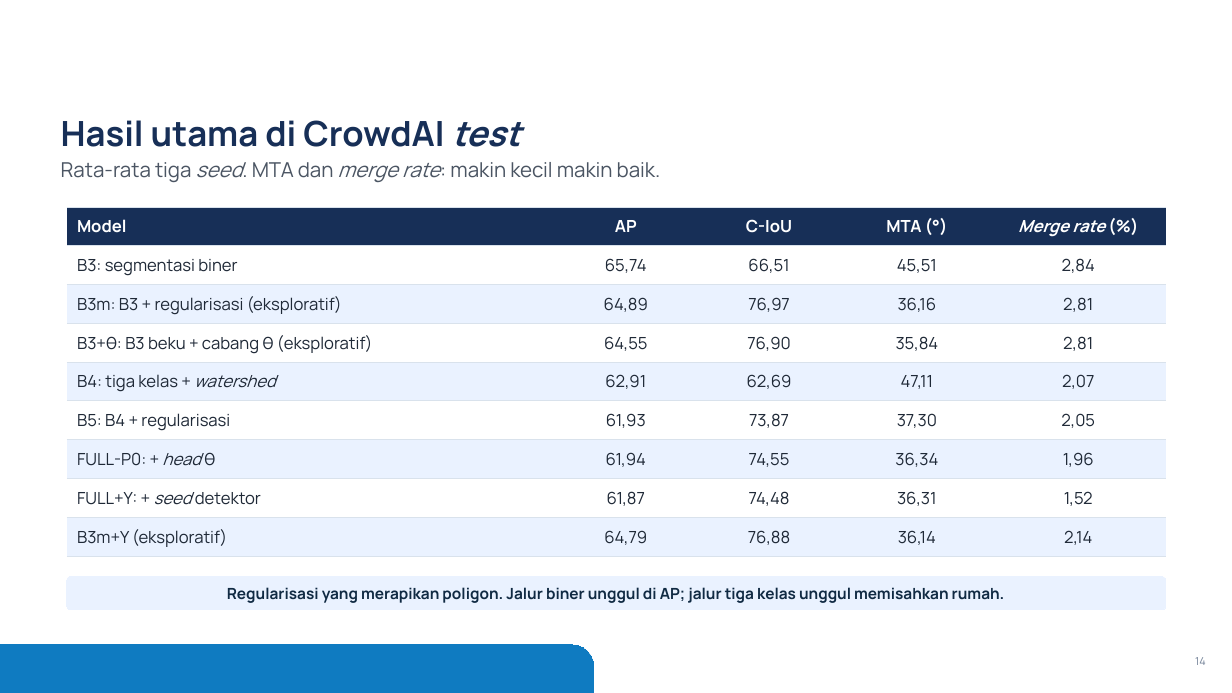
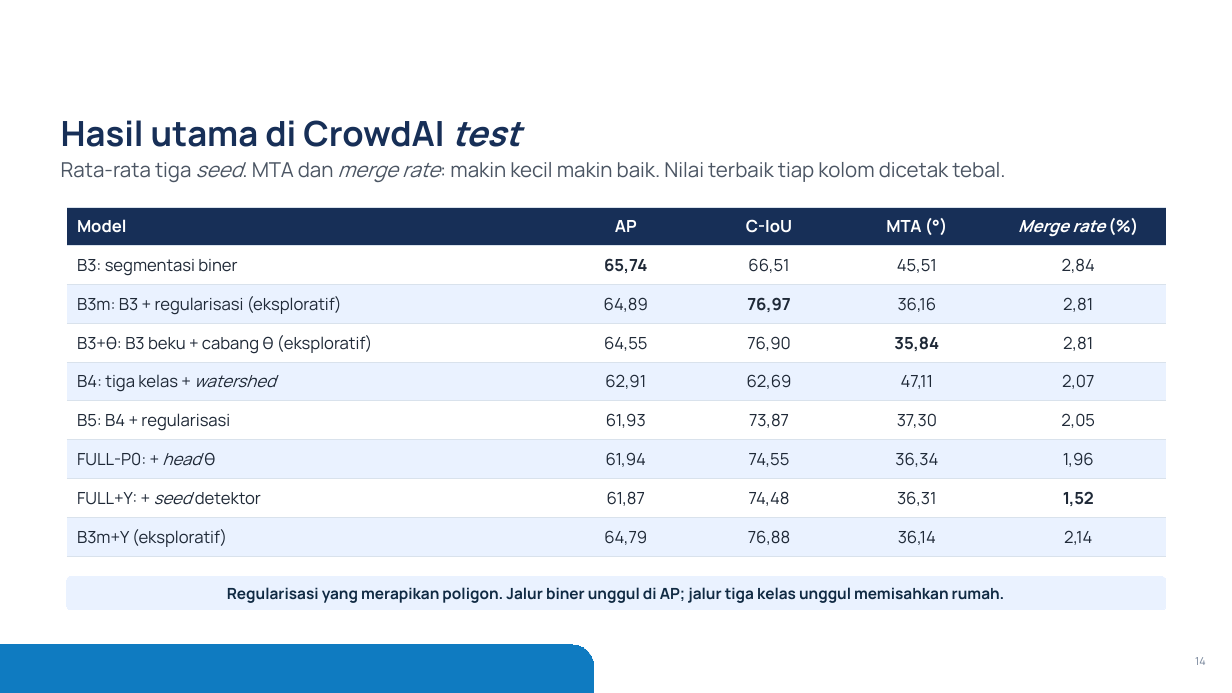
Before and after one commit to mahathirmuh/building-footprint-extraction, a slide deck: slide 14 of slides/densepoly.pptx. Drawn at 1232x693 pixels with LibreOffice and Linux fonts; fonts in the diff are those of the drawing; background and template pictures are left out. Boxes give left, top, right and bottom in pixels: in the first picture for what was removed or moved away, otherwise in the second. Text is boxed around its words. In the diff, an @@ line names an element or a change of style, - is before the commit and + after.

Commit message:
Main results slide: the best value of every column in bold

```diff
--- a/slides/densepoly.pptx
+++ b/slides/densepoly.pptx
@@ text at [61,162,1005,182]: text changed @@
-Rata-rata tiga seed. MTA dan merge rate: makin kecil makin baik.
+Rata-rata tiga seed. MTA dan merge rate: makin kecil makin baik. Nilai terbaik tiap kolom dicetak tebal.
@@ table at [67,207,1165,551] @@
@@ bold on in "65,74", "76,97", "35,84", "1,52" @@
```
Also in this commit, not shown: 1 other file.
